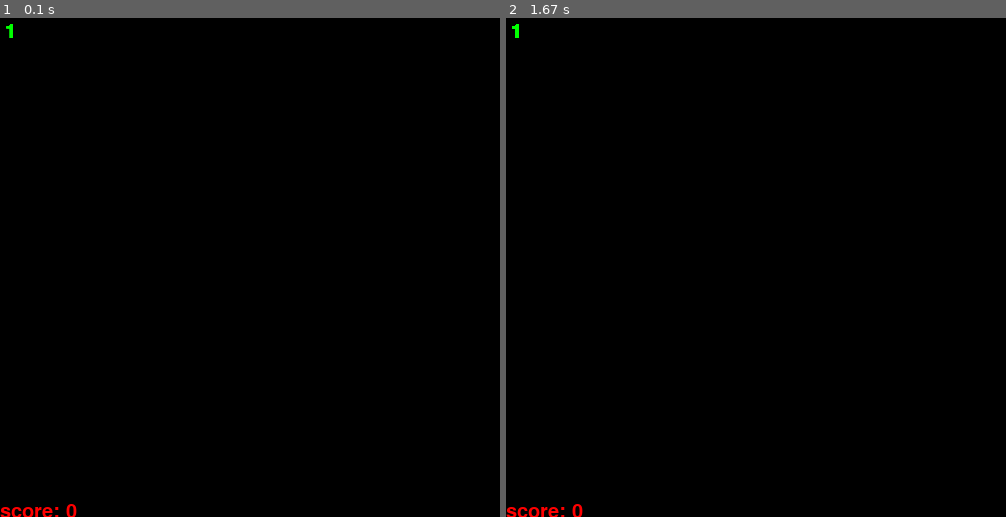
Above: before the commit, frames 1-2 (left to right).
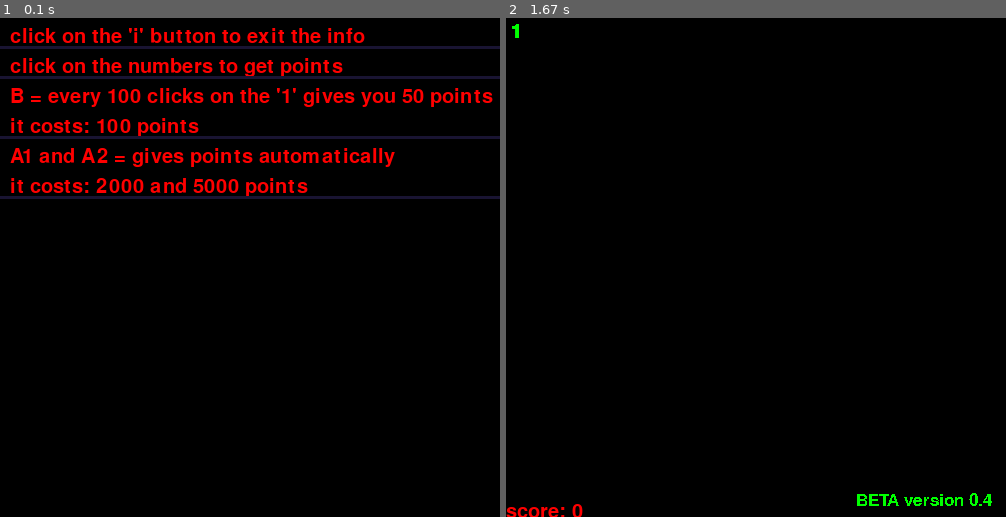
Above: after the commit, the same moments.

Repository: nils-nm/PyGame_clicker
Game: pygame game, started from clicker.py
Same seed, same stepped clock (60 frames per second), same inputs: the game is played once before the commit and once after it.
Inputs (mouse positions are in pixels of both pictures, inside the frame that each line leads up to):
- Up to frame 1 (0.1 s): no input
- Up to frame 2 (1.67 s): tap I at 0.33 s; click (756, 302) at 0.72 s; click (601, 192) at 1.05 s; click (941, 442) at 1.38 s

The runs differ from the first frame. In frame 1, 8.1% of the frame differs, in the area x 0-100%, y 1-100%; in frame 2, 0.3%.

Commit message:
added tips and error correction

Diff:
--- a/clicker.py
+++ b/clicker.py
@@ -11,7 +11,12 @@
 
 a = False
 aa = False
+aaa = False
 b = False
+bb = False
+bbb = True
+
+info = False
 
 WIGHT = 500
 HEIGHT = 500
@@ -20,6 +25,7 @@
 clock = pygame.time.Clock()
 
 fontOBJ = pygame.font.Font(None, 30)
+fontOBJ1 = pygame.font.Font(None, 25)
 
 run = True
 
@@ -56,7 +62,7 @@
 # FUNCTIONS-------------------------------------------------------------------------------------------------------------
 
 
-def draw(g_text, text, x, y, value, t):
+def draw(g_text, text, x, y, value, t, version):
     g_text = g_text
     text = text
     if g_text == 1:
@@ -65,6 +71,9 @@
     if text == 1:
         text_score = fontOBJ.render(str(t) + " " + str(value), True, red)
         screen.blit(text_score, (x, y))
+    if version == 1:
+        version_text = fontOBJ1.render(str(value) + " " + str(t), False, green)
+        screen.blit(version_text, (x, y))
 
 # GAME------------------------------------------------------------------------------------------------------------------
 
@@ -74,75 +83,98 @@
     keys = pygame.key.get_pressed()
     events = pygame.event.get()
 
-    pygame.draw.rect(screen, (0, 0, 0), (0, 400, 500, 200))
+    if bb is False:
+        pygame.draw.rect(screen, (0, 0, 0), (0, 0, 500, 500))
+        draw(0, 1, 10, 10, "", "click on the 'i' button to exit the info", 0)
+        pygame.draw.line(screen, (25, 20, 50), (0, 30), (500, 30), 3)
+        draw(0, 1, 10, 40, "", "click on the numbers to get points", 0)
+        pygame.draw.line(screen, (25, 20, 50), (0, 60), (500, 60), 3)
+        draw(0, 1, 10, 70, "", "B = every 100 clicks on the '1' gives you 50 points", 0)
+        draw(0, 1, 10, 100, "", "it costs: 100 points", 0)
+        pygame.draw.line(screen, (25, 20, 50), (0, 120), (500, 120), 3)
+        draw(0, 1, 10, 130, "", "A1 and A2 = gives points automatically", 0)
+        draw(0, 1, 10, 160, "", "it costs: 2000 and 5000 points", 0)
+        pygame.draw.line(screen, (25, 20, 50), (0, 180), (500, 180), 3)
+    if keys[pygame.K_i]:
+        screen.fill((0, 0, 0))
+        pygame.display.flip()
+        bb = True
+        aa = True
+    if bb is True:
+        pygame.draw.rect(screen, (0, 0, 0), (0, 400, 500, 200))
+        draw(0, 0, 350, 475, "BETA", "version 0.4", 1)
+    if aa is True:
+        draw(0, 1, 0, 485, score, "score:", 0)
+    if aaa is True:
+        draw(0, 1, 0, 455, bust, "bust:", 0)
+    if a is True:
+        draw(0, 1, 0, 425, time, "auto_1:", 0)
+    if b is True:
+        draw(0, 1, 0, 425, time2, "auto_2:", 0)
+    if bb is True:
+        for event in events:
 
-    draw(0, 1, 0, 485, score, "score:")
-    if aa is True:
-        draw(0, 1, 0, 455, bust, "bust:")
-    if a is True:
-        draw(0, 1, 0, 425, time, "auto_1:")
-    if b is True:
-        draw(0, 1, 0, 425, time2, "auto_2:")
-    for event in events:
-        if event.type == pygame.QUIT:
-            run = False
-        if keys[pygame.K_q]:
-            run = False
-        if score >= 0:
-            draw(1, 0, x1, x1, 1, 0)
-        if score >= 1000:
-            draw(1, 0, x2, y2, 5, 0)
-        if score >= 100 and BUST is False:
-            draw(1, 0, xb, yb, "B", 0)
-        if score >= 2000 and TIME is False:
-            draw(1, 0, xt1, yt1, "A1", 0)
-        if score >= 5 and TIME2 is False:
-            draw(1, 0, xt2, yt2, "A2", 0)
-        if event.type == pygame.MOUSEBUTTONDOWN:
-            if (event.pos[0] - x1 - 5) ** 2 + (event.pos[1] - y1 - 5) ** 2 < (r ** 2):
-                score += 1
-                if BUST is True:
-                    bust -= 1
+            if event.type == pygame.QUIT:
+                run = False
+            if keys[pygame.K_q]:
+                run = False
+            if score >= 0:
+                draw(1, 0, x1, x1, 1, 0, 0)
+            if score >= 1000:
+                draw(1, 0, x2, y2, 5, 0, 0)
+            if score >= 100 and BUST is False:
+                draw(1, 0, xb, yb, "B", 0, 0)
+            if score >= 2000 and TIME is False and TIME2 is False:
+                draw(1, 0, xt1, yt1, "A1", 0, 0)
+            if score >= 5000 and TIME2 is False:
+                draw(1, 0, xt2, yt2, "A2", 0, 0)
 
-        if score >= 1000 and event.type == pygame.MOUSEBUTTONDOWN and event.button == 1:
-            if (event.pos[0] - x2 - 5) ** 2 + (event.pos[1] - y2 - 5) ** 2 < (r ** 2):
-                score += 5
+            if event.type == pygame.MOUSEBUTTONDOWN and event.button == 1:
+                if (event.pos[0] - x1 - 5) ** 2 + (event.pos[1] - y1 - 5) ** 2 < (r ** 2):
+                    score += 1
+                    if BUST is True:
+                        bust -= 1
 
-        if score >= 100 and event.type == pygame.MOUSEBUTTONDOWN and BUST is False:
-            if (event.pos[0] - xb - 5) ** 2 + (event.pos[1] - yb - 5) ** 2 < (r ** 2):
-                score -= 100
-                aa = True
-                screen.fill((0, 0, 0))
-                BUST = True
-        if score >= 2000 and event.type == pygame.MOUSEBUTTONDOWN and TIME is False:
-            if (event.pos[0] - xt1 - 5) ** 2 + (event.pos[1] - yt1 - 5) ** 2 < (r ** 2):
-                TIME = True
-                a = True
-                score -= 2000
-                screen.fill((0, 0, 0))
-        if score >= 5000 and event.type == pygame.MOUSEBUTTONDOWN and TIME2 is False:
-            if (event.pos[0] - xt2 - 5) ** 2 + (event.pos[1] - yt2 - 5) ** 2 < (r ** 2):
-                TIME2 = True
-                a = False
-                b = True
-                score -= 5000
-                screen.fill((0, 0, 0))
+            if score >= 1000 and event.type == pygame.MOUSEBUTTONDOWN and event.button == 1:
+                if (event.pos[0] - x2 - 5) ** 2 + (event.pos[1] - y2 - 5) ** 2 < (r ** 2):
+                    score += 5
 
-        if BUST is True:
-            if bust <= 0:
-                score += 50
-                bust += 100
+            if score >= 100 and event.type == pygame.MOUSEBUTTONDOWN and BUST is False:
+                if (event.pos[0] - xb - 5) ** 2 + (event.pos[1] - yb - 5) ** 2 < (r ** 2):
+                    score -= 100
+                    aaa = True
+                    screen.fill((0, 0, 0))
+                    BUST = True
+            if score >= 2000 and event.type == pygame.MOUSEBUTTONDOWN and TIME is False:
+                if (event.pos[0] - xt1 - 5) ** 2 + (event.pos[1] - yt1 - 5) ** 2 < (r ** 2):
+                    TIME = True
+                    a = True
+                    score -= 2000
+                    screen.fill((0, 0, 0))
+
+            if score >= 5000 and event.type == pygame.MOUSEBUTTONDOWN and TIME2 is False:
+                if (event.pos[0] - xt2 - 5) ** 2 + (event.pos[1] - yt2 - 5) ** 2 < (r ** 2):
+                    TIME2 = True
+                    a = False
+                    b = True
+                    score -= 5000
+                    screen.fill((0, 0, 0))
+
+            if BUST is True:
+                if bust <= 0:
+                    score += 50
+                    bust += 100
 
     if TIME is True:
         time -= 1
         if time <= 0:
             time = 60
-            score += 1
+            score += 2
     if TIME2 is True:
         TIME = False
         time2 -= 1
         if time2 <= 0:
-            score += 1
+            score += 2
             time2 = 30
 
     pygame.display.flip()
